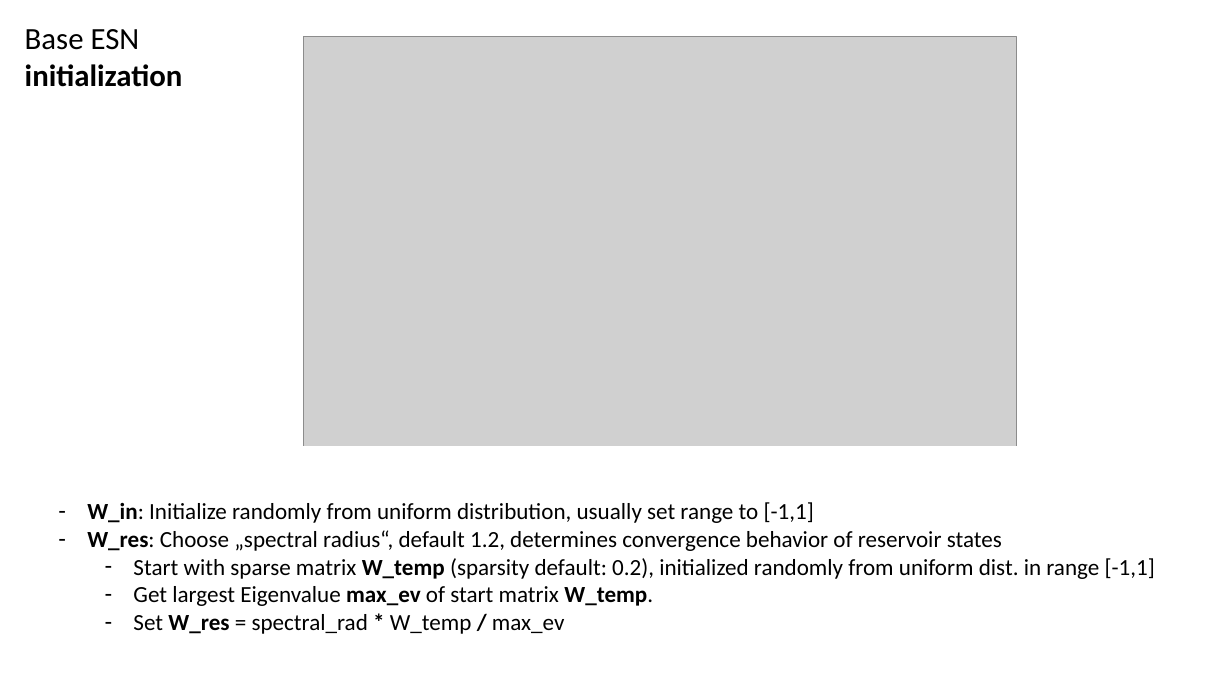
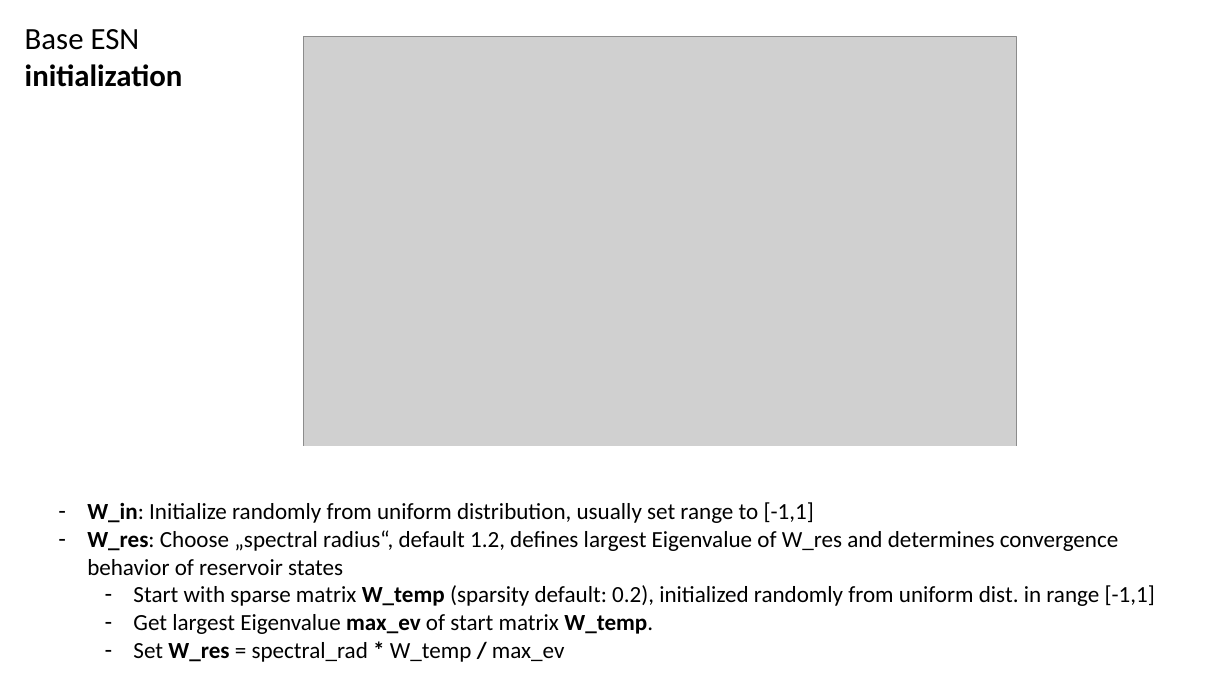
Before and after one commit to MarcoLandtHayen/EchoStateNetworks, a slide deck: slide 3 of ESN_exp01_BasicESN.pptx. Drawn at 1232x693 pixels with LibreOffice and Linux fonts; fonts in the diff are those of the drawing; grey boxes stand for pictures. Boxes give left, top, right and bottom in pixels: in the first picture for what was removed or moved away, otherwise in the second. Text is boxed around its words. In the diff, an @@ line names an element or a change of style, - is before the commit and + after.

Commit message:
updated presentations on exp01 and exp02

```diff
--- a/ESN_exp01_BasicESN.pptx
+++ b/ESN_exp01_BasicESN.pptx
@@ text at [87, 530, 1118, 575]: text changed @@
-– W_res: Choose „spectral radius“, default 1.2, determines convergence behavior of reservoir states
+– W_res: Choose „spectral radius“, default 1.2, defines largest Eigenvalue of W_res and determines convergence behavior of reservoir states
```
Also in this commit, not shown: 1 other file.
